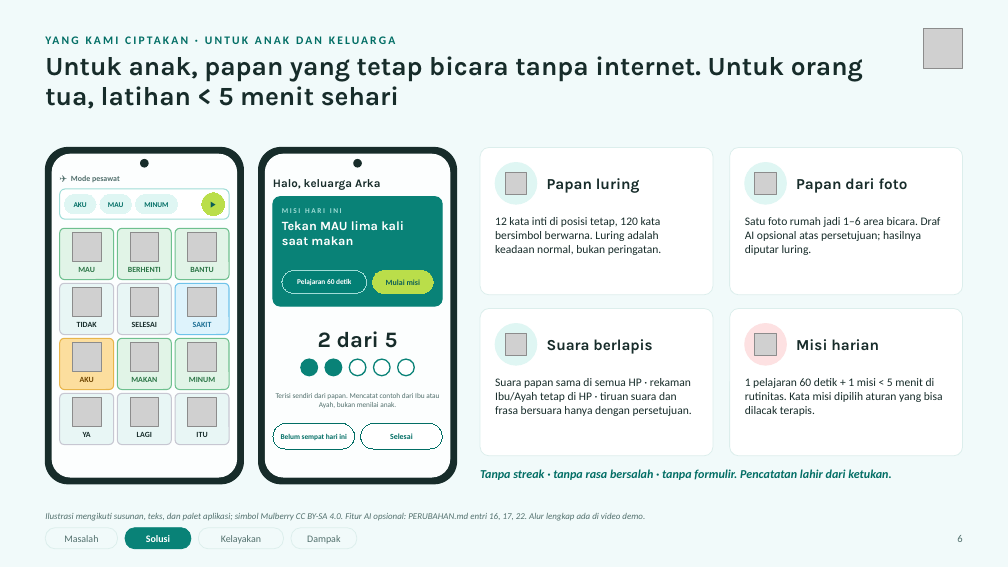
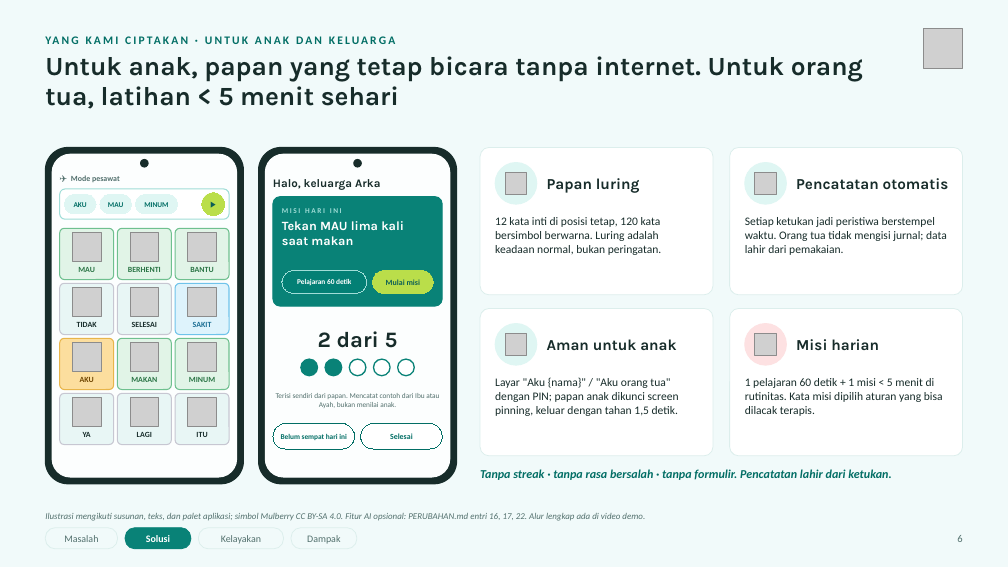
Before and after one commit to MikaelAdikara/Nyambung, a slide deck: slide 6 of deck/Nyambung-Pitch-Deck.pptx. Drawn at 1008x567 pixels with LibreOffice and Linux fonts; fonts in the diff are those of the drawing; grey boxes stand for pictures. Boxes give left, top, right and bottom in pixels: in the first picture for what was removed or moved away, otherwise in the second. Text is boxed around its words. In the diff, an @@ line names an element or a change of style, - is before the commit and + after.

```diff
--- a/deck/Nyambung-Pitch-Deck.pptx
+++ b/deck/Nyambung-Pitch-Deck.pptx
@@ text at (x1=796, y1=178, x2=949, y2=189): text changed @@
-Papan dari foto
+Pencatatan otomatis
@@ text at (x1=745, y1=217, x2=947, y2=255): text changed @@
-Satu foto rumah jadi 1–6 area bicara. Draf AI opsional atas persetujuan; hasilnya diputar luring.
+Setiap ketukan jadi peristiwa berstempel waktu. Orang tua tidak mengisi jurnal; data lahir dari pemakaian.
@@ text at (x1=547, y1=339, x2=676, y2=350): text changed @@
-Suara berlapis
+Aman untuk anak
@@ text at (x1=495, y1=377, x2=679, y2=416): text changed @@
-Suara papan sama di semua HP · rekaman Ibu/Ayah tetap di HP · tiruan suara dan frasa bersuara hanya dengan persetujuan.
+Layar "Aku {nama}" / "Aku orang tua" dengan PIN; papan anak dikunci screen pinning, keluar dengan tahan 1,5 detik.
```
Also in this commit, not shown: 9 other slides changed, 2 slides added, 4 other files.
